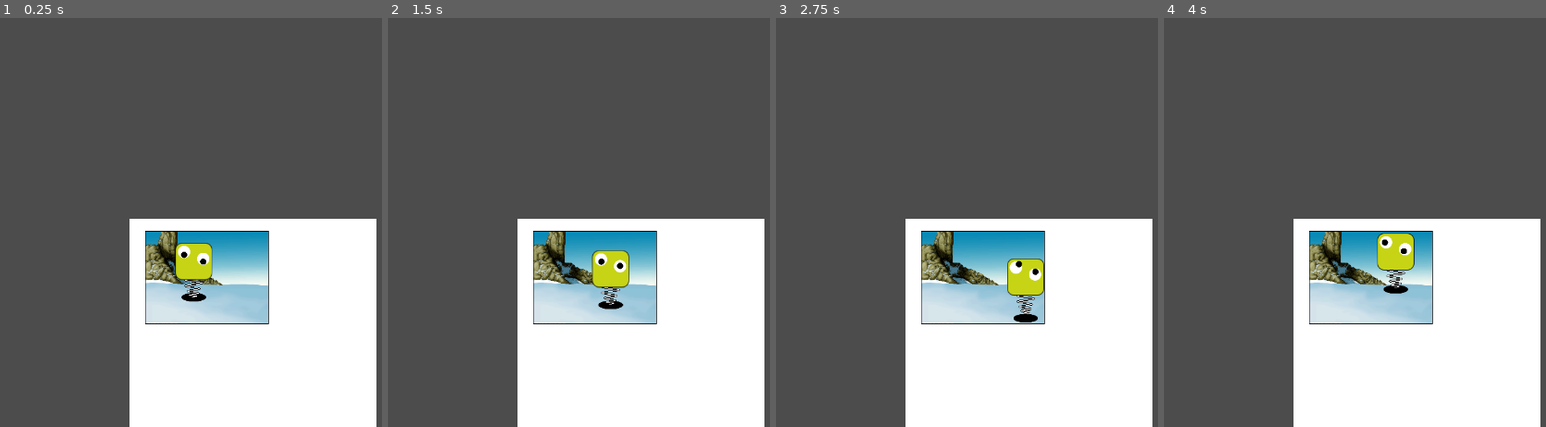
Above: before the commit, frames 1-4 (left to right).
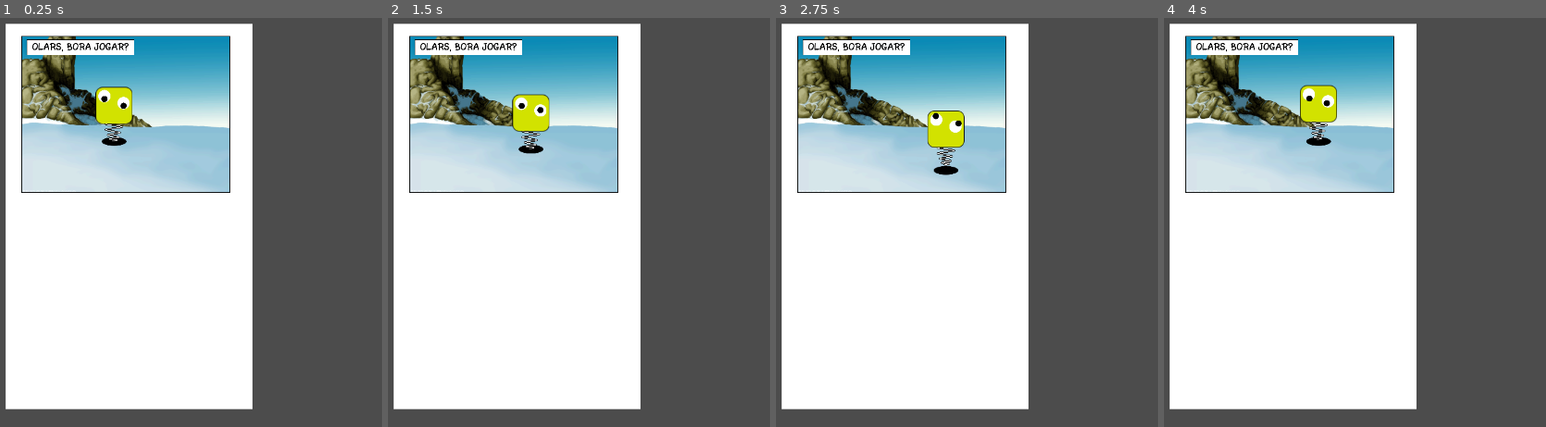
Above: after the commit, the same moments.

Repository: gilzoide/dindim-pro-presentim
Game: Godot game, scene res://Main.tscn
Same seed, same stepped clock (60 frames per second), same inputs: the game is played once before the commit and once after it.
Inputs:
- Up to frame 1 (0.25 s): no input
- Up to frame 2 (1.5 s): tap Enter at 0.5 s; hold D (move_right) 0.53-1.28 s; hold S (move_down) from 1.28 s (still down)
- Up to frame 3 (2.75 s): release S (move_down) at 2.03 s; hold D (move_right) from 2.03 s (still down)
- Up to frame 4 (4 s): release D (move_right) at 2.78 s; hold W (move_up) 2.78-3.53 s; hold A (move_left) from 3.53 s (still down)

The runs differ from the first frame. In frame 1, 70% of the frame differs, in the area x 1-99%, y 1-100%; in frame 2, 70%; in frame 3, 70%; in frame 4, 70%.

Commit message:
Add tema e um teste de quadro de diálogo

Diff:
--- a/Main.tscn
+++ b/Main.tscn
@@ -9,10 +9,12 @@
 anchor_right = 0.0
 anchor_bottom = 0.0
 margin_right = 1280.0
+margin_bottom = 2000.0
 
 [node name="Player" parent="." instance=ExtResource( 1 )]
-position = Vector2( 333.584, 220.965 )
+position = Vector2( 561.327, 424.735 )
 
 [node name="Camera2D" type="Camera2D" parent="."]
+position = Vector2( 641.275, 1011.84 )
 current = true
 zoom = Vector2( 3, 3 )
--- a/Molinha/Molinha.tscn
+++ b/Molinha/Molinha.tscn
@@ -19,7 +19,7 @@
 texture = ExtResource( 3 )
 
 [node name="Fundo" type="Sprite" parent="."]
-self_modulate = Color( 0.776471, 0.831373, 0.0823529, 1 )
+self_modulate = Color( 0.823529, 0.886275, 0, 1 )
 scale = Vector2( 3, 3 )
 texture = ExtResource( 2 )
 
--- a/Pagina/Pagina.tscn
+++ b/Pagina/Pagina.tscn
@@ -1,11 +1,21 @@
-[gd_scene load_steps=2 format=2]
+[gd_scene load_steps=4 format=2]
 
 [ext_resource path="res://Pagina/Quadro.tscn" type="PackedScene" id=1]
+[ext_resource path="res://UI/PageTheme.tres" type="Theme" id=2]
+
+[sub_resource type="StyleBoxFlat" id=1]
+bg_color = Color( 1, 1, 1, 1 )
+border_width_left = 2
+border_width_top = 2
+border_width_right = 2
+border_width_bottom = 2
+border_color = Color( 0, 0, 0, 1 )
 
 [node name="Page" type="Control"]
 anchor_right = 1.0
 anchor_bottom = 1.0
 margin_bottom = 1280.0
+theme = ExtResource( 2 )
 __meta__ = {
 "_edit_use_anchors_": true
 }
@@ -15,7 +25,32 @@
 anchor_bottom = 1.0
 
 [node name="Quadro1" parent="." instance=ExtResource( 1 )]
-margin_left = 83.1548
-margin_top = 64.256
-margin_right = 723.155
-margin_bottom = 544.256
+margin_left = 83.0
+margin_top = 64.0
+margin_right = 1163.0
+margin_bottom = 874.0
+
+[node name="Panel" type="Panel" parent="Quadro1"]
+margin_left = 24.0
+margin_top = 19.0
+margin_right = 583.0
+margin_bottom = 100.0
+custom_styles/panel = SubResource( 1 )
+__meta__ = {
+"_edit_use_anchors_": false
+}
+
+[node name="Label" type="Label" parent="Quadro1/Panel"]
+modulate = Color( 0, 0, 0, 1 )
+anchor_right = 1.0
+anchor_bottom = 1.0
+margin_left = 10.0
+margin_top = 10.0
+margin_right = -10.0
+margin_bottom = -10.0
+text = "OLARS, BORA JOGAR?"
+align = 1
+valign = 1
+__meta__ = {
+"_edit_use_anchors_": false
+}
--- a/Pagina/Quadro.tscn
+++ b/Pagina/Quadro.tscn
@@ -7,6 +7,7 @@
 margin_right = 40.0
 margin_bottom = 40.0
 texture = ExtResource( 2 )
+expand = true
 __meta__ = {
 "_edit_use_anchors_": false
 }
@@ -18,4 +19,5 @@
 polygon = PoolVector2Array( 0, 0, 0, 0, 0, 0, 0, 0 )
 script = ExtResource( 3 )
 controlPath = NodePath("../..")
+width = 3.0
 [connection signal="item_rect_changed" from="." to="StaticBody2D/CollisionPolygon2D" method="_on_control_item_rect_changed"]
--- /dev/null
+++ b/UI/PageDynamicFont.tres
@@ -0,0 +1,7 @@
+[gd_resource type="DynamicFont" load_steps=2 format=2]
+
+[ext_resource path="res://UI/DinomouseRegular-x3LXm.otf" type="DynamicFontData" id=1]
+
+[resource]
+size = 52
+font_data = ExtResource( 1 )
--- /dev/null
+++ b/UI/PageTheme.tres
@@ -0,0 +1,15 @@
+[gd_resource type="Theme" load_steps=3 format=2]
+
+[ext_resource path="res://UI/PageDynamicFont.tres" type="DynamicFont" id=1]
+
+[sub_resource type="StyleBoxFlat" id=1]
+bg_color = Color( 1, 1, 1, 1 )
+border_width_left = 2
+border_width_top = 2
+border_width_right = 2
+border_width_bottom = 2
+border_color = Color( 0, 0, 0, 1 )
+
+[resource]
+default_font = ExtResource( 1 )
+Panel/styles/Dialogo = SubResource( 1 )
